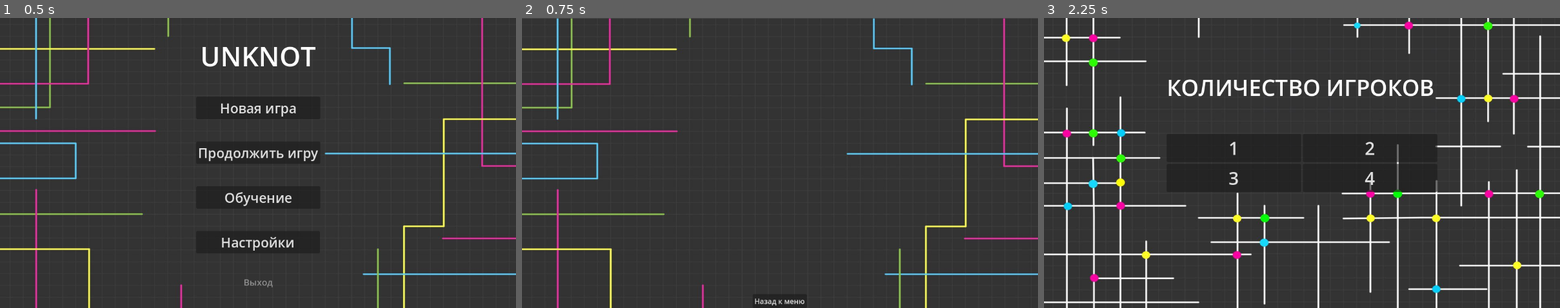
Above: before the commit, frames 1-3 (left to right).
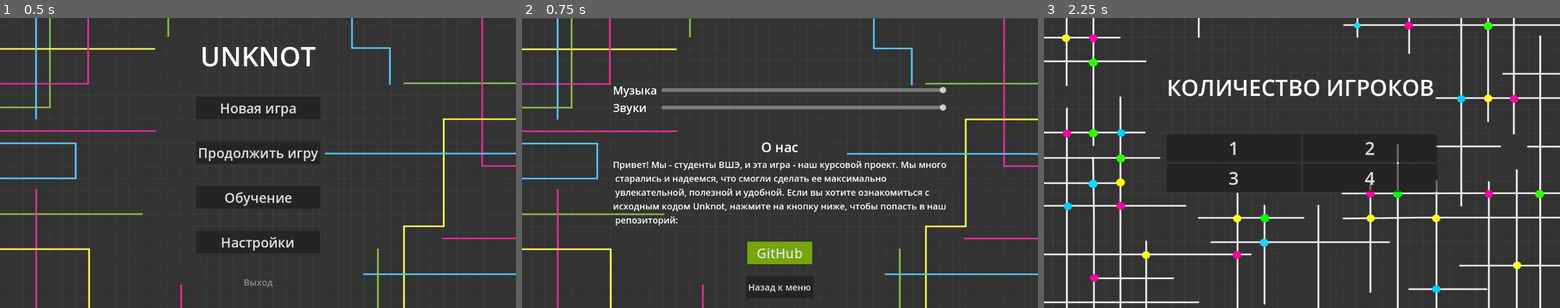
Above: after the commit, the same moments.

Repository: Rwarazor/UnknotGame
Game: Godot game, scene res://Scenes/menu.tscn
Same seed, same stepped clock (60 frames per second), same inputs: the game is played once before the commit and once after it.
Inputs:
- Up to frame 1 (0.5 s): no input
- Up to frame 2 (0.75 s): click "Настройки" at 0.5 s
- Up to frame 3 (2.25 s): click "Назад к меню" at 1.25 s; click "Новая игра" at 2 s

Frame 1 is identical in both runs. In frame 2, 5.7% of the frame differs, in the area x 17-83%, y 23-100%; in frame 3, nothing differs.

Commit message:
Settings created

Diff:
--- a/project/Scenes/settings.gd
+++ b/project/Scenes/settings.gd
@@ -1,7 +1,26 @@
 extends Control
 
 @onready var button_click_sound = $MarginContainer/ButtonClickSound
+@onready var SFX_BUS_ID = AudioServer.get_bus_index("SFX")
+@onready var MUSIC_BUS_ID = AudioServer.get_bus_index("Music")
+
 func _on_button_pressed():
 	button_click_sound.play()
 	await get_tree().create_timer(0.15).timeout
 	get_tree().change_scene_to_file("res://Scenes/menu.tscn")
+
+
+func _on_music_slider_value_changed(value):
+	AudioServer.set_bus_volume_db(MUSIC_BUS_ID, linear_to_db(value))
+	AudioServer.set_bus_mute(MUSIC_BUS_ID, value < .05)
+
+
+func _on_sfx_slider_value_changed(value):
+	AudioServer.set_bus_volume_db(SFX_BUS_ID, linear_to_db(value))
+	AudioServer.set_bus_mute(SFX_BUS_ID, value < .05)
+
+
+func _on_repo_button_pressed():
+	button_click_sound.play()
+	await get_tree().create_timer(0.15).timeout
+	OS.shell_open("https://github.com/Rwarazor/UnknotGame")
--- a/project/Scenes/settings.tscn
+++ b/project/Scenes/settings.tscn
@@ -1,8 +1,14 @@
-[gd_scene load_steps=4 format=3 uid="uid://kiyynqoroydt"]
+[gd_scene load_steps=6 format=3 uid="uid://kiyynqoroydt"]
 
 [ext_resource type="Script" path="res://Scenes/settings.gd" id="1_0ujdt"]
 [ext_resource type="Texture2D" uid="uid://dy2tl37wg52lk" path="res://assets/tiles/menuBackground.png" id="1_oarw7"]
 [ext_resource type="AudioStream" uid="uid://dss410n04r5m5" path="res://assets/simpleClick.wav" id="3_eljc5"]
+
+[sub_resource type="StyleBoxFlat" id="StyleBoxFlat_7dmsg"]
+bg_color = Color(0.541966, 0.784297, 1.15514e-06, 0.768627)
+
+[sub_resource type="Theme" id="Theme_0bt0f"]
+Button/styles/normal = SubResource("StyleBoxFlat_7dmsg")
 
 [node name="Settings" type="Control"]
 layout_mode = 3
@@ -30,17 +36,89 @@
 anchors_preset = 15
 anchor_right = 1.0
 anchor_bottom = 1.0
+offset_bottom = -22.0
 grow_horizontal = 2
 grow_vertical = 2
+
+[node name="VBoxContainer2" type="VBoxContainer" parent="MarginContainer"]
+custom_minimum_size = Vector2(600, 0)
+layout_mode = 2
+size_flags_horizontal = 4
+
+[node name="Separator" type="Control" parent="MarginContainer/VBoxContainer2"]
+custom_minimum_size = Vector2(0, 140)
+layout_mode = 2
+
+[node name="GridContainer" type="GridContainer" parent="MarginContainer/VBoxContainer2"]
+layout_mode = 2
+size_flags_vertical = 0
+theme_override_constants/h_separation = 10
+columns = 2
+
+[node name="MusicLabel" type="Label" parent="MarginContainer/VBoxContainer2/GridContainer"]
+layout_mode = 2
+theme_override_font_sizes/font_size = 25
+text = "Музыка"
+
+[node name="MusicSlider" type="HSlider" parent="MarginContainer/VBoxContainer2/GridContainer"]
+layout_mode = 2
+size_flags_horizontal = 3
+size_flags_vertical = 4
+max_value = 1.0
+step = 0.05
+value = 1.0
+
+[node name="sfxLabel" type="Label" parent="MarginContainer/VBoxContainer2/GridContainer"]
+auto_translate_mode = 1
+layout_mode = 2
+theme_override_font_sizes/font_size = 25
+text = "Звуки"
+
+[node name="sfxSlider" type="HSlider" parent="MarginContainer/VBoxContainer2/GridContainer"]
+auto_translate_mode = 1
+layout_mode = 2
+size_flags_horizontal = 3
+size_flags_vertical = 4
+max_value = 1.0
+step = 0.05
+value = 1.0
+
+[node name="Label" type="Label" parent="MarginContainer/VBoxContainer2"]
+layout_mode = 2
+theme_override_font_sizes/font_size = 30
+text = "
+О нас"
+horizontal_alignment = 1
+
+[node name="Label2" type="Label" parent="MarginContainer/VBoxContainer2"]
+layout_mode = 2
+theme_override_font_sizes/font_size = 20
+text = "Привет! Мы - студенты ВШЭ, и эта игра - наш курсовой проект. Мы много
+ старались и надеемся, что смогли сделать ее максимально
+ увлекательной, полезной и удобной. Если вы хотите ознакомиться с
+исходным кодом Unknot, нажмите на кнопку ниже, чтобы попасть в наш
+ репозиторий:
+
+"
+
+[node name="RepoButton" type="Button" parent="MarginContainer/VBoxContainer2"]
+custom_minimum_size = Vector2(145, 50)
+layout_mode = 2
+size_flags_horizontal = 4
+theme = SubResource("Theme_0bt0f")
+theme_override_font_sizes/font_size = 30
+text = "GitHub"
 
 [node name="VBoxContainer" type="VBoxContainer" parent="MarginContainer"]
 layout_mode = 2
 size_flags_vertical = 8
 
 [node name="Button" type="Button" parent="MarginContainer/VBoxContainer"]
+custom_minimum_size = Vector2(150, 50)
 layout_mode = 2
 size_flags_horizontal = 4
 size_flags_vertical = 8
+theme_override_font_sizes/font_size = 20
 text = "Назад к меню"
 
 [node name="ButtonClickSound" type="AudioStreamPlayer" parent="MarginContainer"]
@@ -48,4 +126,7 @@
 volume_db = -7.0
 bus = &"SFX"
 
+[connection signal="value_changed" from="MarginContainer/VBoxContainer2/GridContainer/MusicSlider" to="." method="_on_music_slider_value_changed"]
+[connection signal="value_changed" from="MarginContainer/VBoxContainer2/GridContainer/sfxSlider" to="." method="_on_sfx_slider_value_changed"]
+[connection signal="pressed" from="MarginContainer/VBoxContainer2/RepoButton" to="." method="_on_repo_button_pressed"]
 [connection signal="pressed" from="MarginContainer/VBoxContainer/Button" to="." method="_on_button_pressed"]
